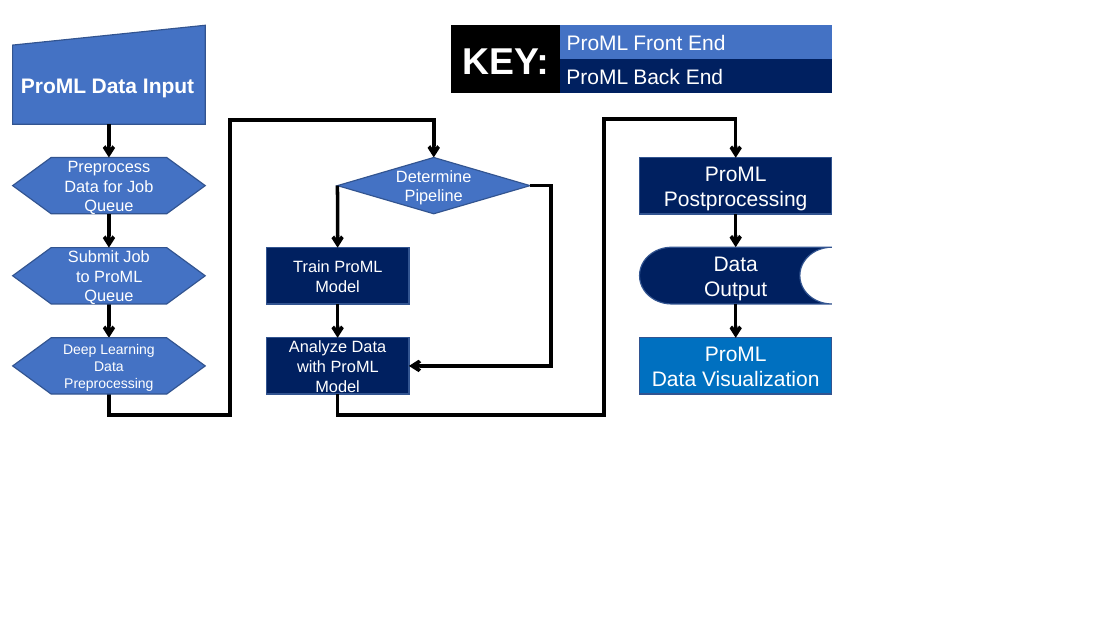
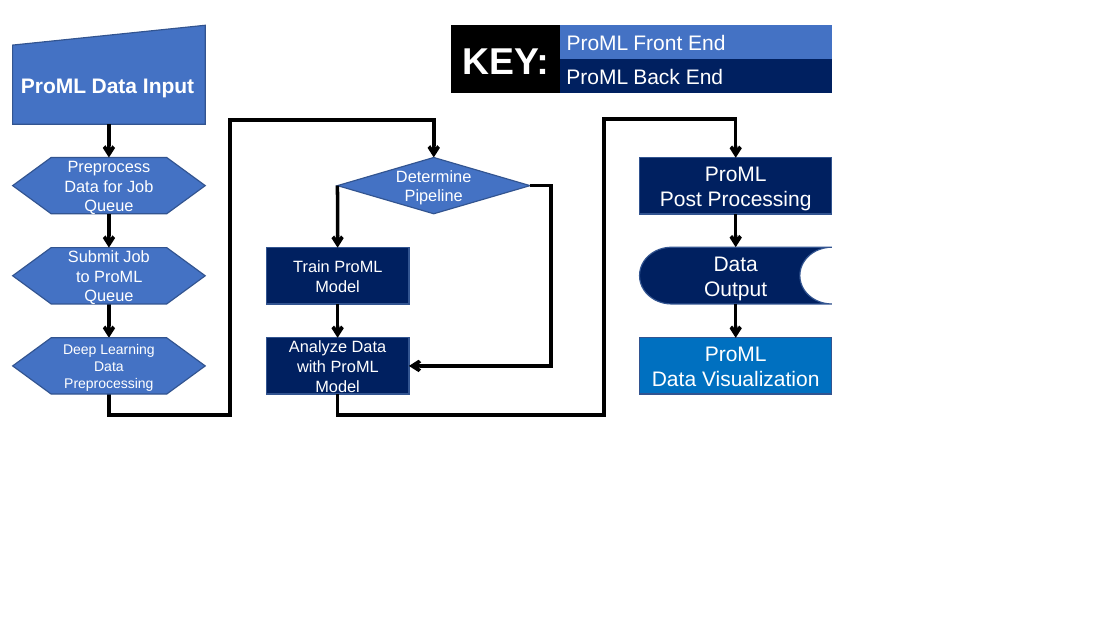
Before and after one commit to gregorymarchese/bioinphormatiks, a slide deck: slide 1 of RESX/ProML Flow Diagram.pptx. Drawn at 1120x630 pixels with LibreOffice and Linux fonts; fonts in the diff are those of the drawing. Boxes give left, top, right and bottom in pixels: in the first picture for what was removed or moved away, otherwise in the second. Text is boxed around its words. In the diff, an @@ line names an element or a change of style, - is before the commit and + after.

```diff
--- a/RESX/ProML Flow Diagram.pptx
+++ b/RESX/ProML Flow Diagram.pptx
@@ text in rectangle at (660, 190, 812, 211): text changed @@
-Postprocessing
+Post Processing
```
Also in this commit, not shown: 1 other file.
